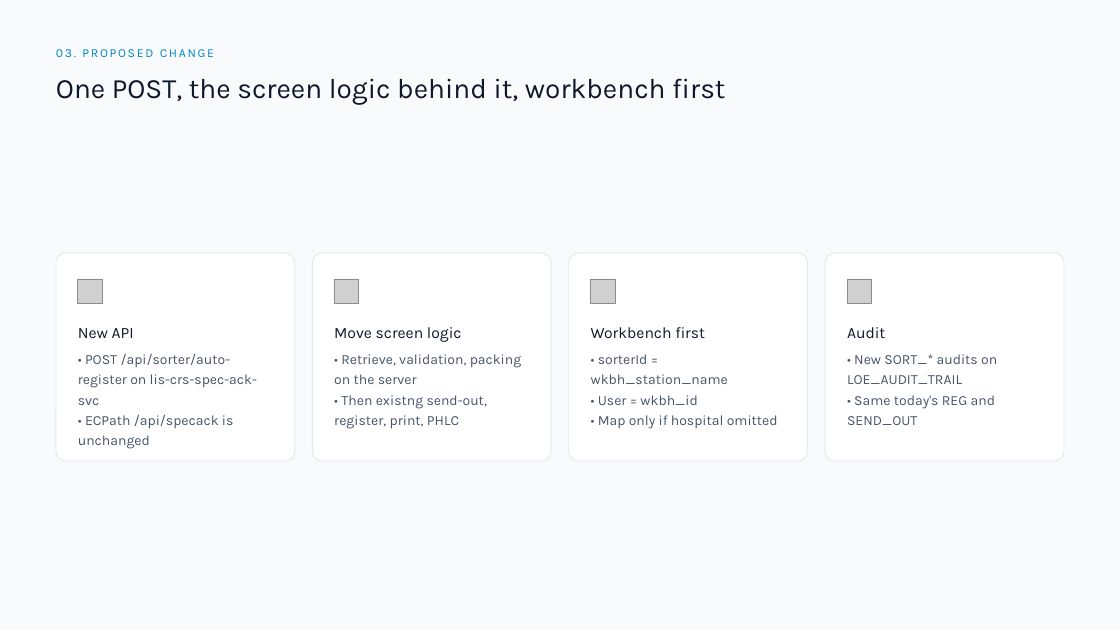
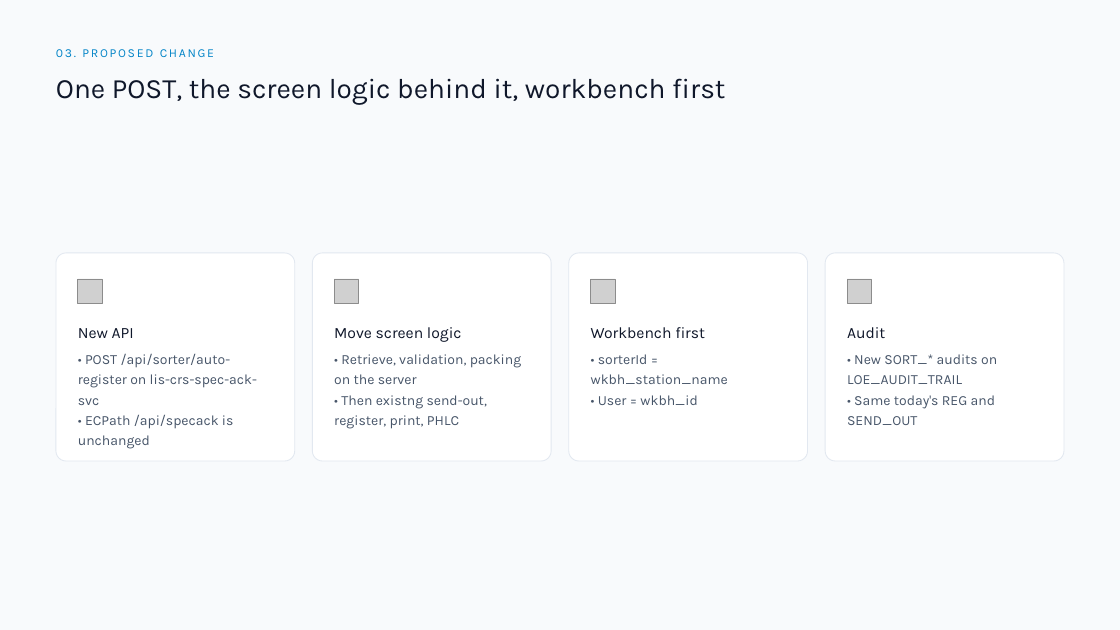
Before and after one commit to DragonChong/HA-Notes, a slide deck: slide 5 of SDLC/Projects/TMP-specimen-sorter-api — Specimen Sorter API/assets/Specimen Sorter API v3.pptx. Drawn at 1120x630 pixels with LibreOffice and Linux fonts; fonts in the diff are those of the drawing; grey boxes stand for pictures. Boxes give left, top, right and bottom in pixels: in the first picture for what was removed or moved away, otherwise in the second. Text is boxed around its words. In the diff, an @@ line names an element or a change of style, - is before the commit and + after.

```diff
--- a/SDLC/Projects/TMP-specimen-sorter-api — Specimen Sorter API/assets/Specimen Sorter API v3.pptx
+++ b/SDLC/Projects/TMP-specimen-sorter-api — Specimen Sorter API/assets/Specimen Sorter API v3.pptx
@@ text at (598,415,778,429): paragraph removed @@
-• Map only if hospital omitted
```
Also in this commit, not shown: 2 other slides changed, 6 slides added, 6 other files.
